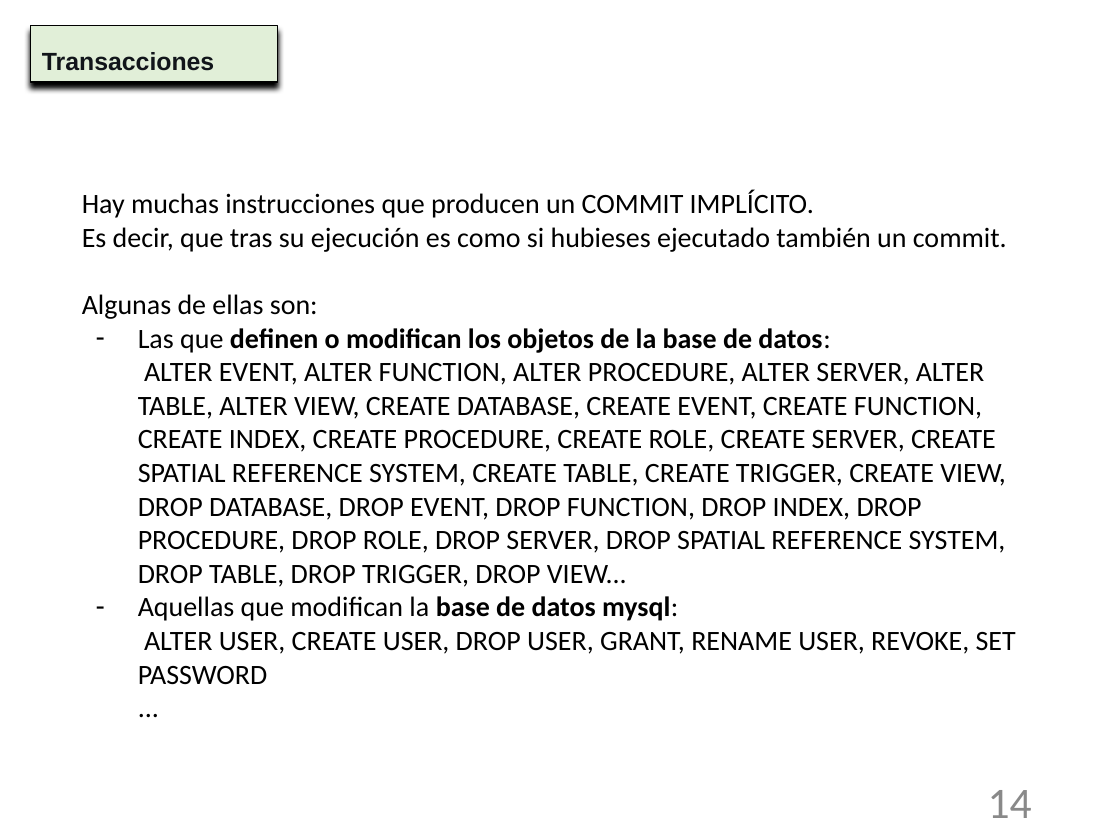
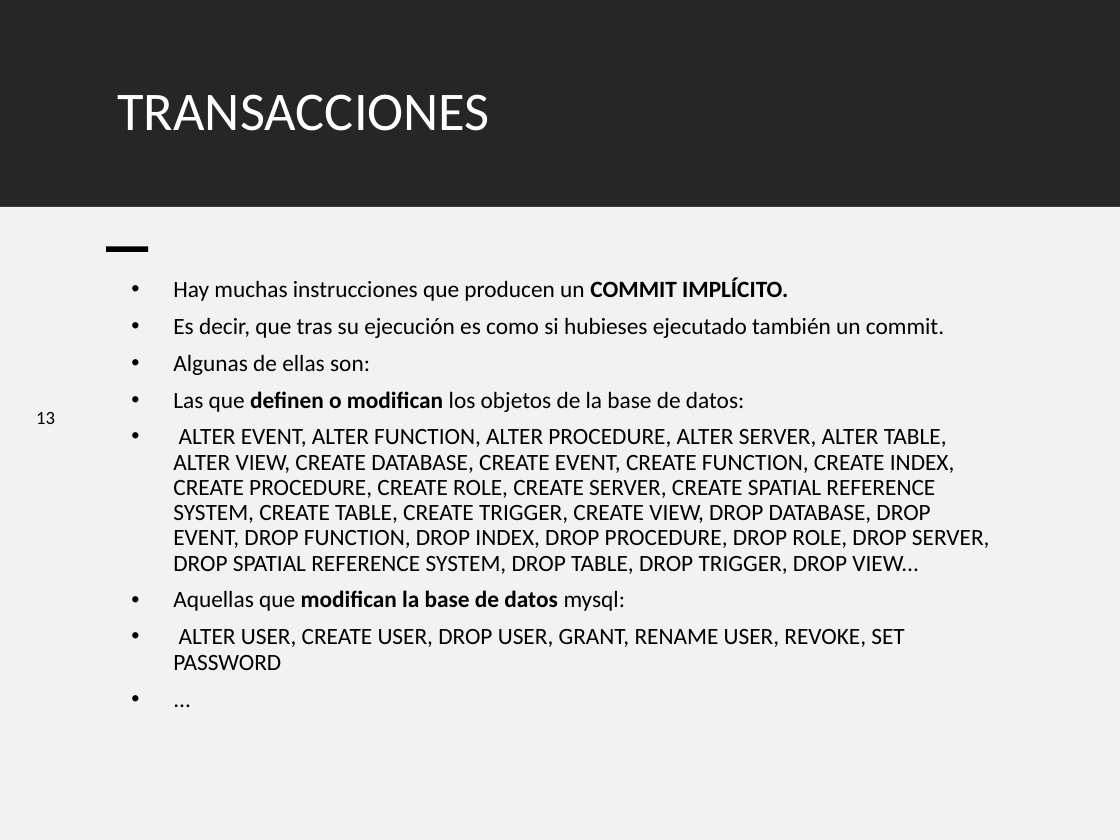
Before and after one commit to NuriaCelis/GBD2324, a slide deck: slide 13 of Tema5/Unidad_7_4-Transacciones.pptx (slide 14 before the commit). Drawn at 1120x840 pixels with LibreOffice and Linux fonts; fonts in the diff are those of the drawing. Boxes give left, top, right and bottom in pixels: in the first picture for what was removed or moved away, otherwise in the second. Text is boxed around its words. In the diff, an @@ line names an element or a change of style, - is before the commit and + after.

```diff
--- a/Tema5/Unidad_7_4-Transacciones.pptx
+++ b/Tema5/Unidad_7_4-Transacciones.pptx
@@ rectangle added at box(0, 0, 1120, 206), fill #262626 @@
@@ title "TRANSACCIONES": place and size @@
-title "TRANSACCIONES" at box(30, 26, 278, 82)
+title "TRANSACCIONES" at box(117, 94, 489, 131)
@@ title "TRANSACCIONES" at box(117, 94, 489, 131): fill #E1EFD8 to none; outline #000000 0.75 pt to none; shadow off @@
@@ title at box(117, 94, 489, 131): text changed; size 16 to 35 pt; font Arial to Calibri; text colour #11151A to #FFFFFF; bold off @@
-Transacciones
+TRANSACCIONES
@@ rectangle added at box(0, 207, 1120, 840), fill #F2F2F2 @@
@@ rectangle added at box(106, 246, 148, 252), fill #000000 @@
@@ text "Hay muchas instrucciones que producen ...": place and size @@
-text "Hay muchas instrucciones que producen ..." at box(82, 190, 1016, 685)
+text "Hay muchas instrucciones que producen ..." at box(173, 277, 989, 670)
@@ text "Hay muchas instrucciones que producen ..." at box(173, 277, 989, 670): size 18 to 15 pt; bold on in "COMMIT IMPLÍCITO.", "modifican la"; bold off in "los objetos de la base de datos:", "mysql:"; bullet none to •; line spacing 1 to 0.9; more space between paragraphs; bullet - to • @@
@@ page number added at box(36, 412, 55, 424), 12 pt, text #000000 @@
+13
@@ page number removed at box(988, 790, 1032, 818) @@
-14
```
Also in this commit, not shown: 12 other slides changed, 1 slide removed, 1 other file.
